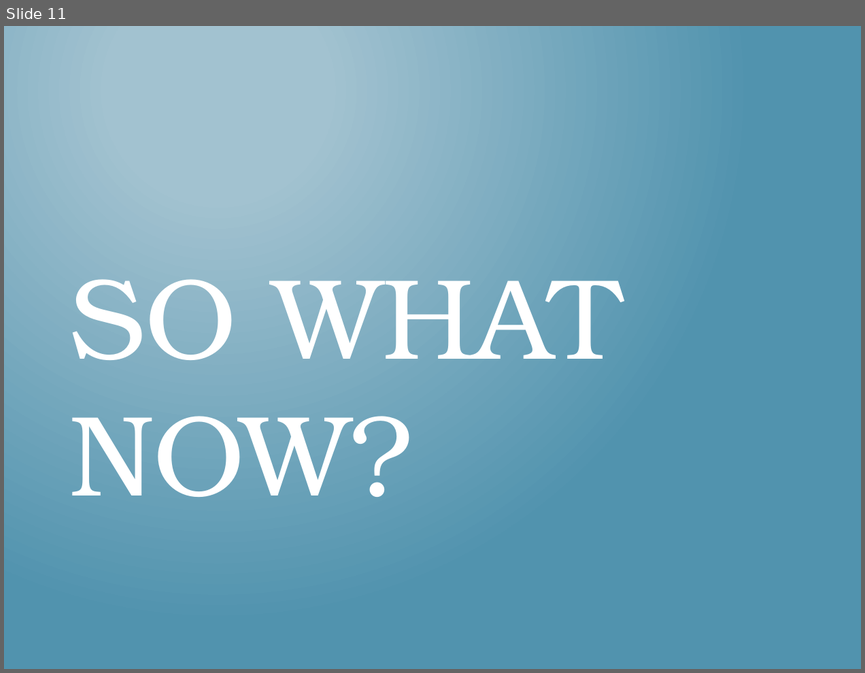
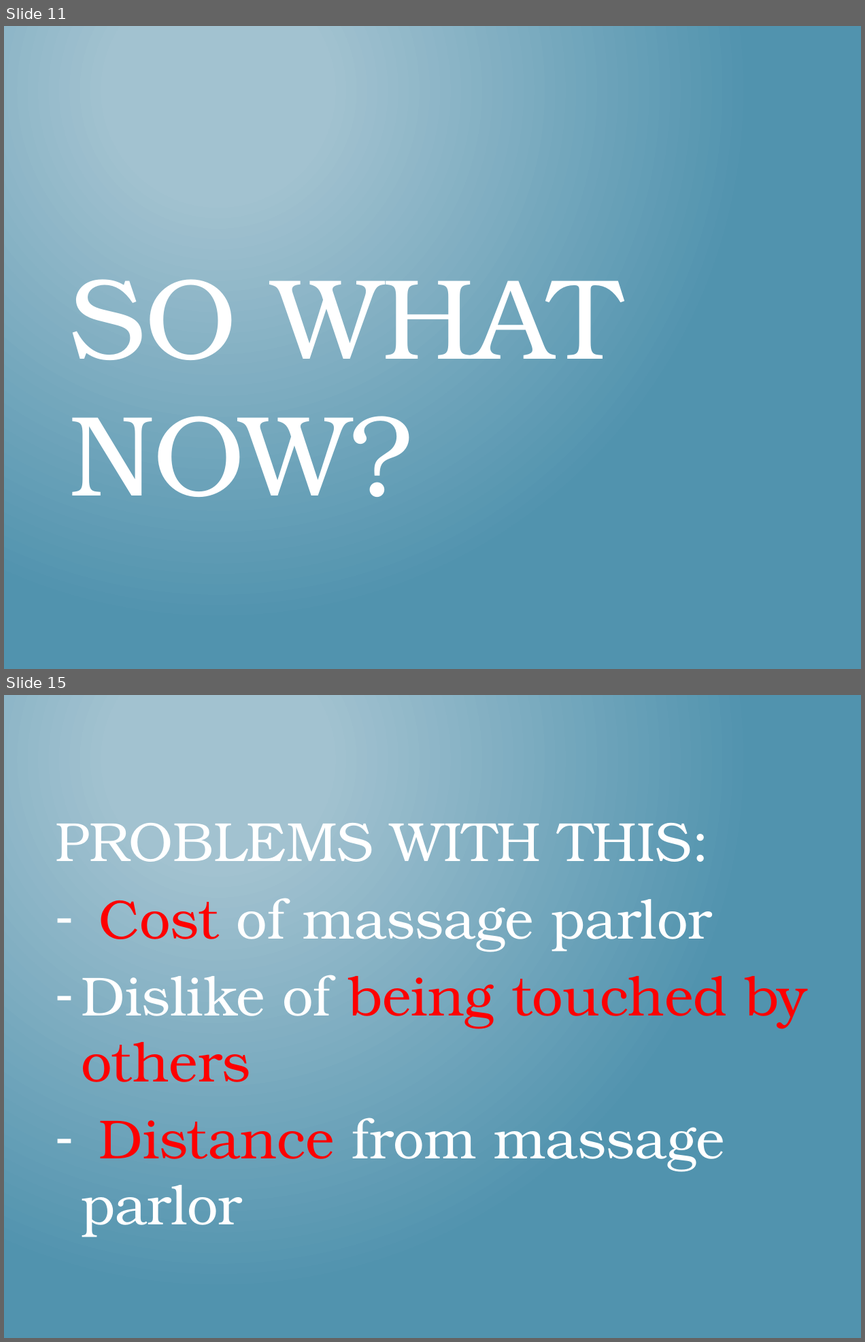
Before and after one commit to nikopj/Traveler-SCD, a slide deck: Traveler-SCD Midterm Presentation.pptx. Shown one above the other, each under a label of ours: slide 11 before the commit, slides 11 and 15 after it; the slides between them are not shown. The pictures are 865x673 and 865x1342 pixels, drawn with LibreOffice and Linux fonts; fonts in the diff are those of the drawing. Boxes give left, top, right and bottom in pixels: in the first picture for what was removed or moved away, otherwise in the second. Text is boxed around its words. In the diff, an @@ line names an element or a change of style, - is before the commit and + after.

```diff
--- a/Traveler-SCD Midterm Presentation.pptx
+++ b/Traveler-SCD Midterm Presentation.pptx
@@ slide 15 added at [4,695,861,1338], background gradient #A3C3D1 to #5194AF @@
@@ text added at [56,823,807,1237], 46.2 pt, text #FFFFFF @@
+PROBLEMS WITH THIS:
+– Cost of massage parlor
+– Dislike of being touched by others
+– Distance from massage parlor
```
Also in this commit, not shown: 1 slide changed, 4 other slides added, 1 slide removed.
